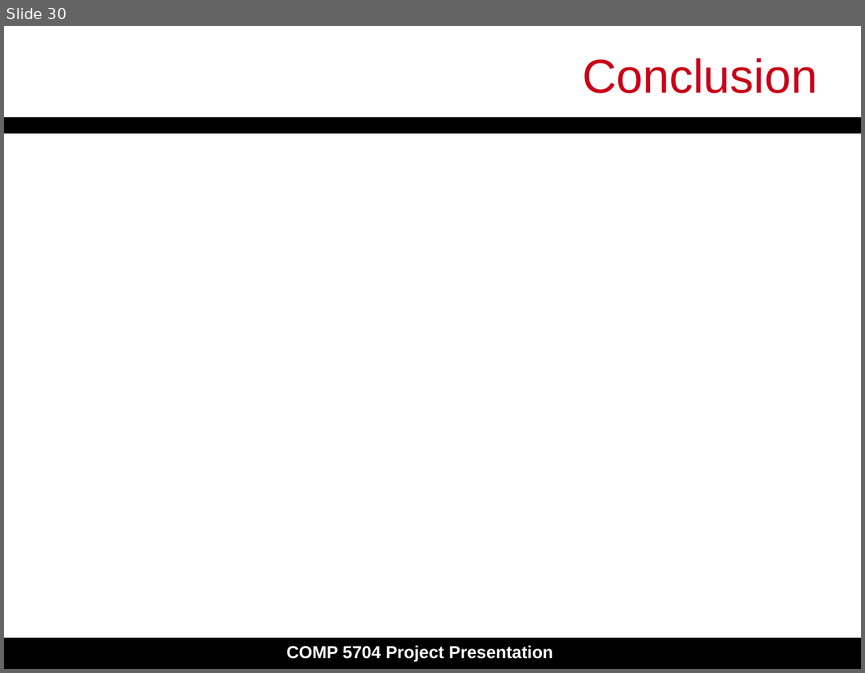
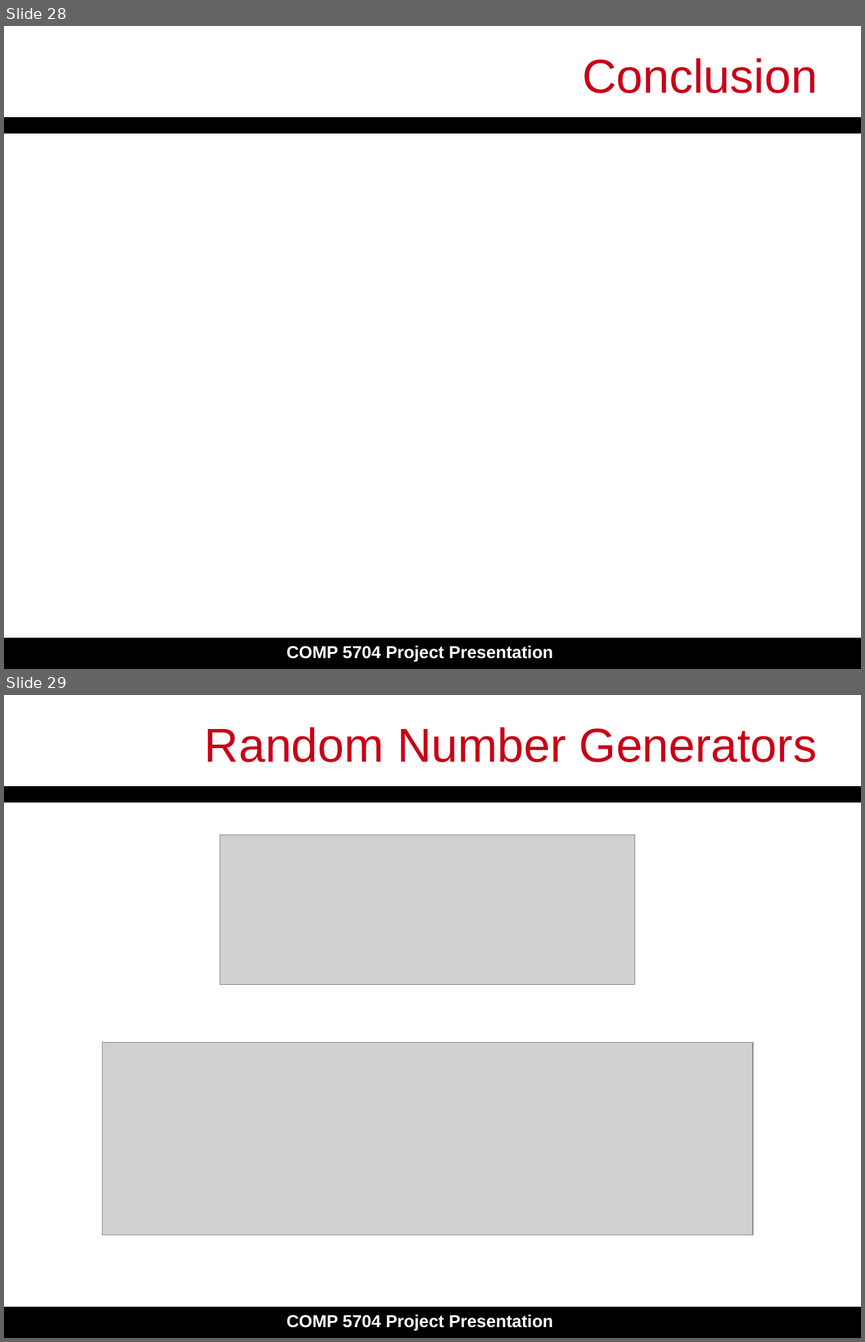
Before and after one commit to bbejanov/parMH, a slide deck: Slide_Presentation.pptx. Shown one above the other, each under a label of ours: slide 30 before the commit, slides 28 and 29 after it. The pictures are 865x673 and 865x1342 pixels, drawn with LibreOffice and Linux fonts; fonts in the diff are those of the drawing; grey boxes stand for pictures. Boxes give left, top, right and bottom in pixels: in the first picture for what was removed or moved away, otherwise in the second. Text is boxed around its words. In the diff, an @@ line names an element or a change of style, - is before the commit and + after.

```diff
--- a/Slide_Presentation.pptx
+++ b/Slide_Presentation.pptx
@@ slide 29 added at <box>4,695,861,1338</box>, background #FFFFFF; not listed: 3 template elements that a slide beside it also shows @@
@@ title added at <box>205,727,817,762</box>, 44 pt, text #C90016 @@
+Random Number Generators
@@ picture added at <box>220,835,634,984</box> @@
@@ picture added at <box>102,1042,753,1235</box> @@
@@ what was slide 30 is now slide 28 @@
```
Also in this commit, not shown: 9 slides changed, 3 slides removed, 10 other files.
